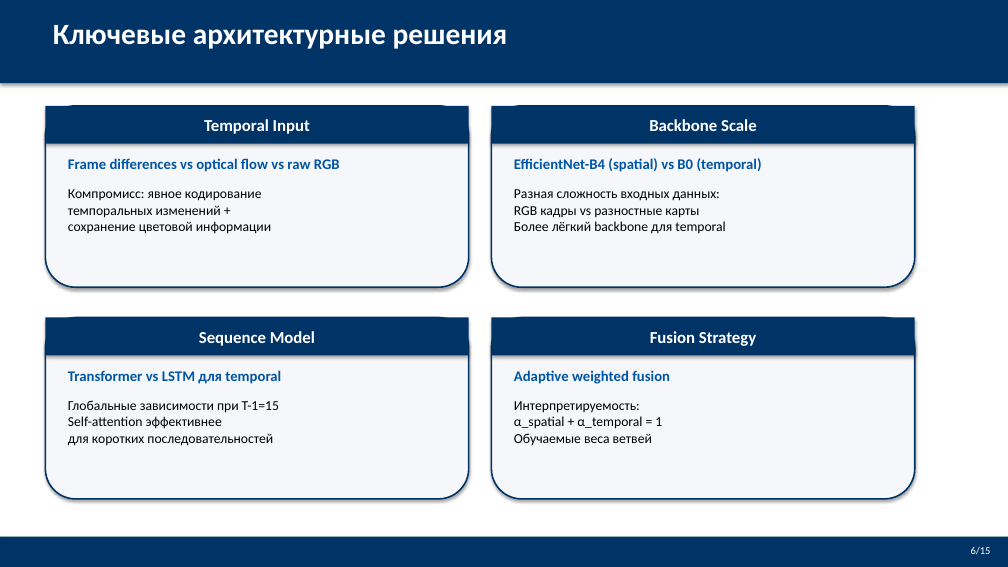
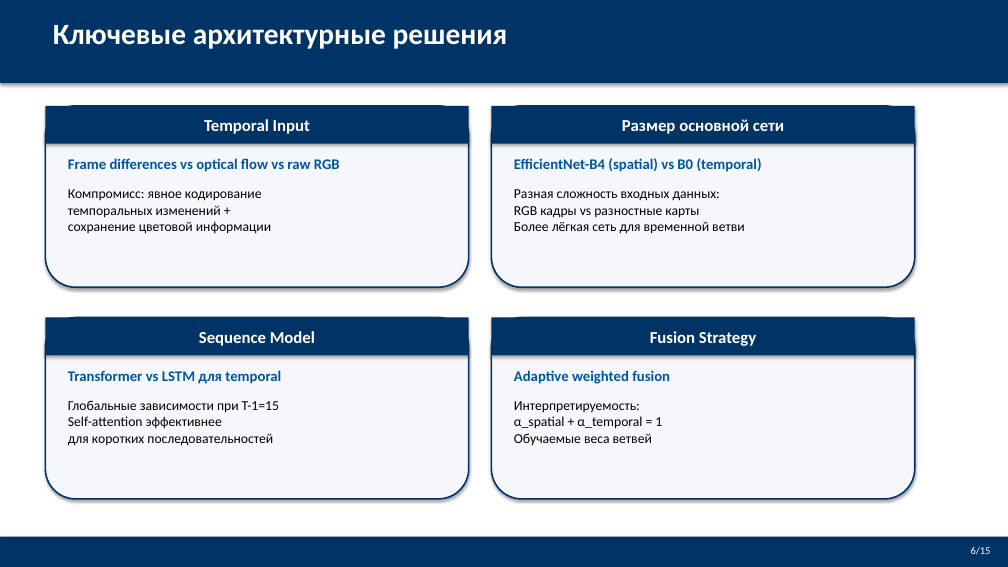
Before and after one commit to Jokeera/deepfake-detection, a slide deck: slide 6 of VKRDoc/Defense_Presentation.pptx. Drawn at 1008x567 pixels with LibreOffice and Linux fonts; fonts in the diff are those of the drawing. Boxes give left, top, right and bottom in pixels: in the first picture for what was removed or moved away, otherwise in the second. Text is boxed around its words. In the diff, an @@ line names an element or a change of style, - is before the commit and + after.

```diff
--- a/VKRDoc/Defense_Presentation.pptx
+++ b/VKRDoc/Defense_Presentation.pptx
@@ text in rectangle at [622,119,784,134]: text changed @@
-Backbone Scale
+Размер основной сети
@@ text at [514,189,744,234]: text changed @@
-Разная сложность входных данных:
-RGB кадры vs разностные карты
-Более лёгкий backbone для temporal
+Разная сложность входных данных:
+RGB кадры vs разностные карты
+Более лёгкая сеть для временной ветви
```
Also in this commit, not shown: 11 other slides changed, 1 other file.
